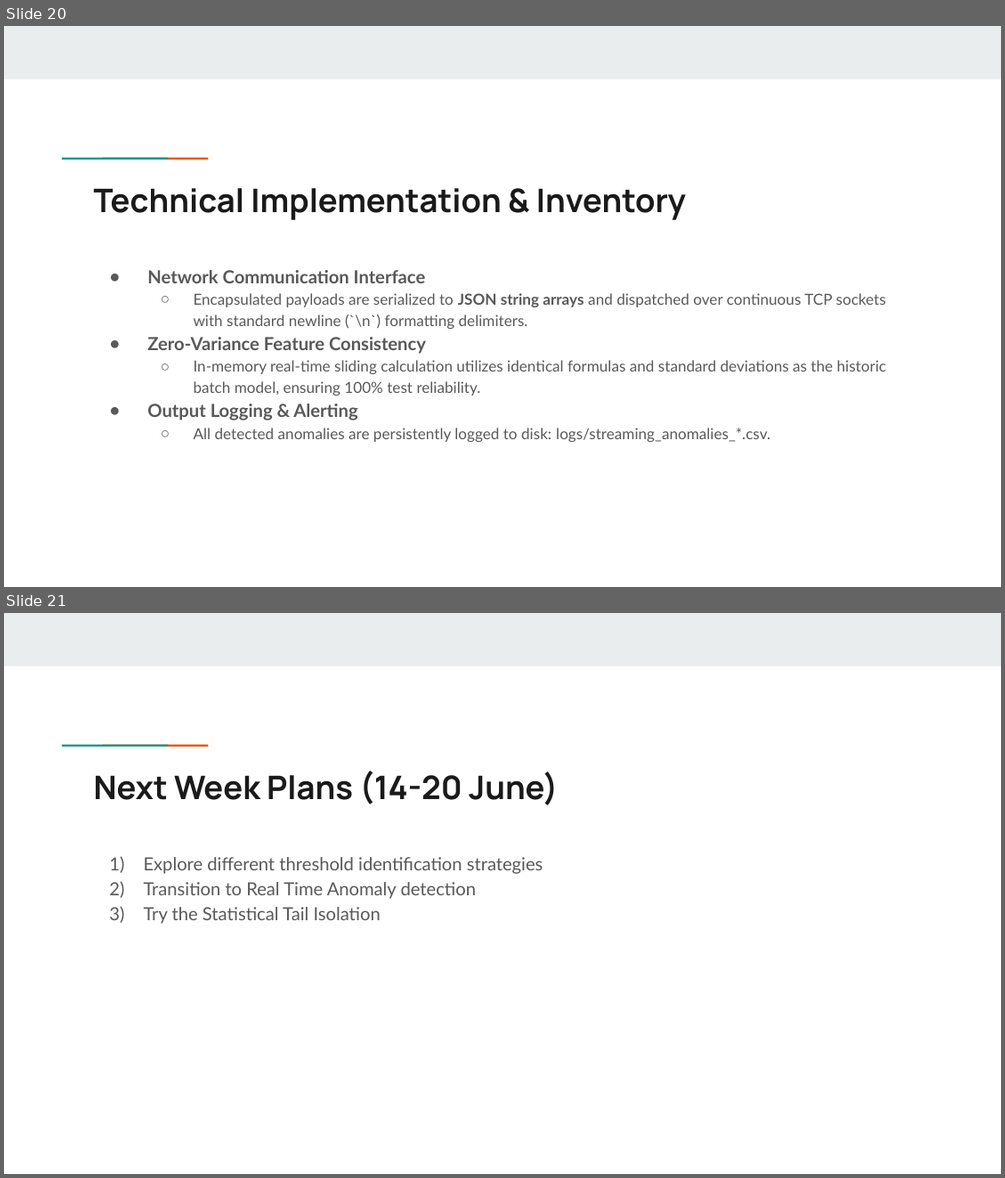
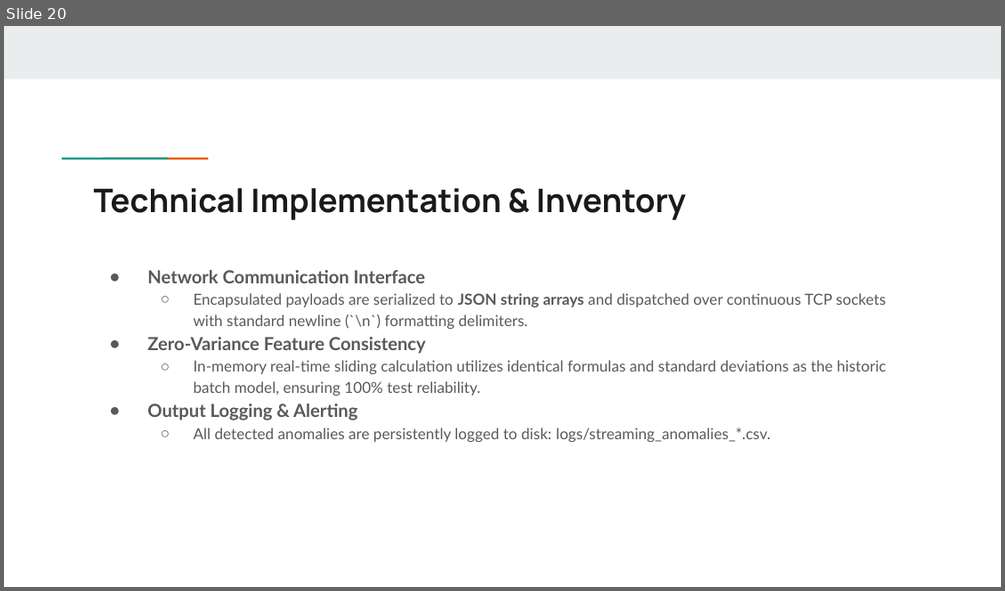
Before and after one commit to kudlamolka/Mtech_FYP, a slide deck: Presentation Slides/FYP Presentation.pptx. Shown one above the other, each under a label of ours: slides 20 and 21 before the commit, slide 20 after it. The pictures are 1005x1178 and 1005x591 pixels, drawn with LibreOffice and Linux fonts; fonts in the diff are those of the drawing. Boxes give left, top, right and bottom in pixels: in the first picture for what was removed or moved away, otherwise in the second. Text is boxed around its words. In the diff, an @@ line names an element or a change of style, - is before the commit and + after.

```diff
--- a/Presentation Slides/FYP Presentation.pptx
+++ b/Presentation Slides/FYP Presentation.pptx
@@ slide 21 removed at <box>4,613,1001,1174</box>, background #FFFFFF; not listed: 3 template elements that a slide beside it also shows @@
@@ title removed at <box>94,771,558,805</box> @@
-Next Week Plans (14-20 June)
@@ text removed at <box>144,857,543,924</box> @@
-1) Explore different threshold identification strategies
-2) Transition to Real Time Anomaly detection
-3) Try the Statistical Tail Isolation
```
Also in this commit, not shown: 3 slides added, 7 other files.
